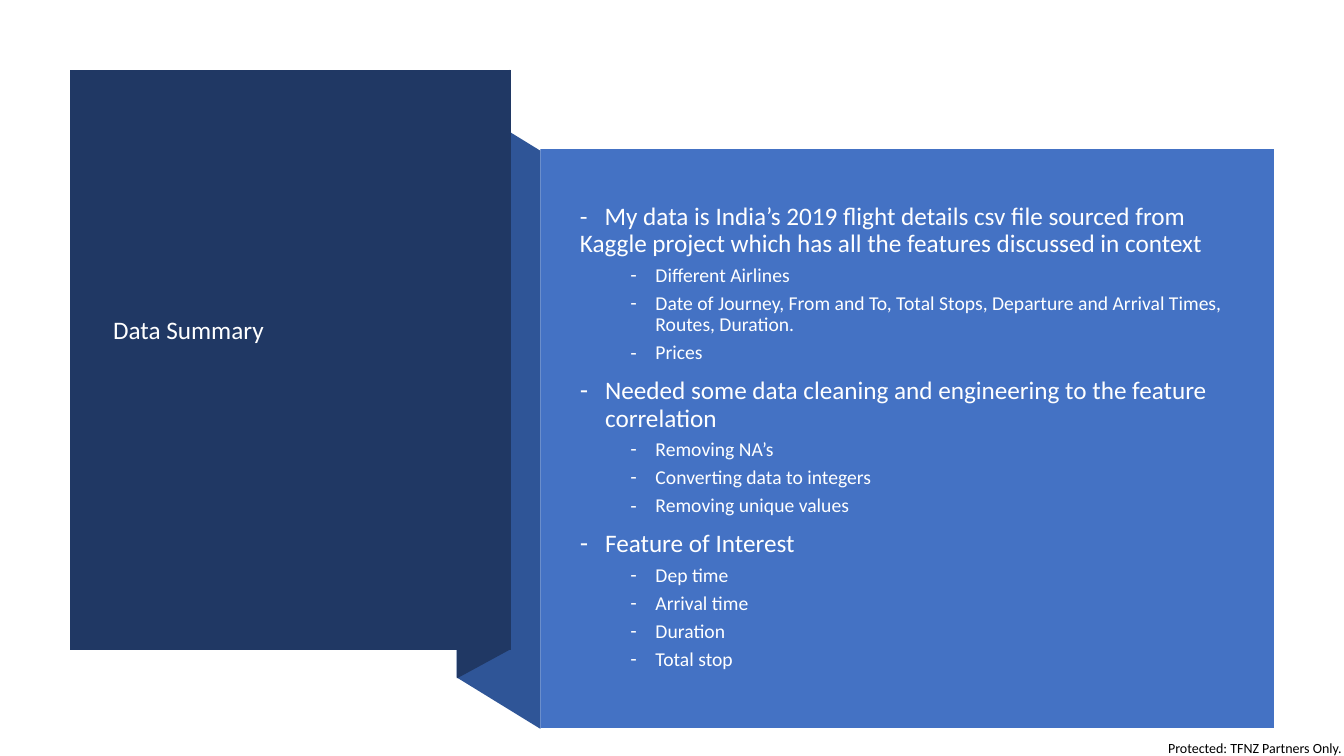
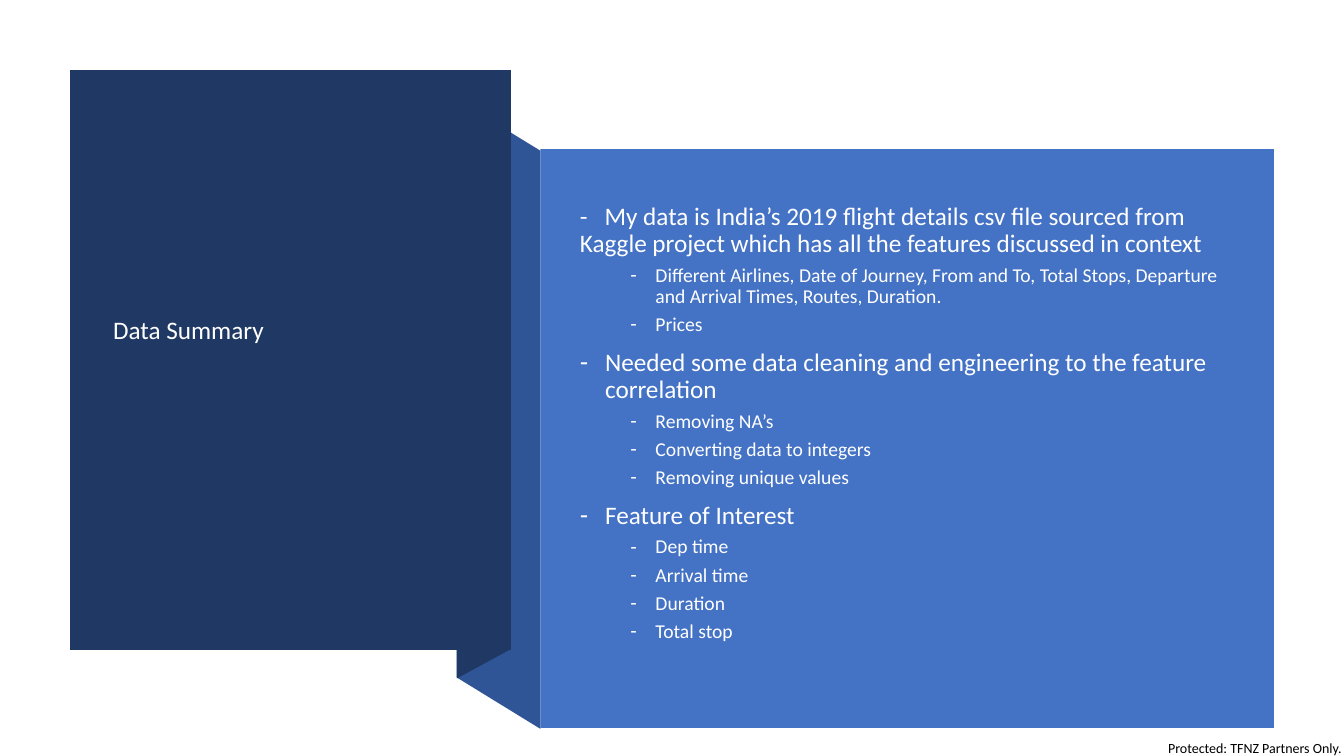
Before and after one commit to divraj2022/IOD_DIV, a slide deck: slide 5 of Mini Project 1/Mini Project 1.PPTX. Drawn at 1344x756 pixels with LibreOffice and Linux fonts; fonts in the diff are those of the drawing. Boxes give left, top, right and bottom in pixels: in the first picture for what was removed or moved away, otherwise in the second. Text is boxed around its words. In the diff, an @@ line names an element or a change of style, - is before the commit and + after.

```diff
--- a/Mini Project 1/Mini Project 1.PPTX
+++ b/Mini Project 1/Mini Project 1.PPTX
@@ text at (x1=655, y1=268, x2=1218, y2=306): text changed @@
-  – Different Airlines
-  – Date of Journey, From and To, Total Stops, Departure and Arrival Times, Routes, Duration.
+  – Different Airlines, Date of Journey, From and To, Total Stops, Departure and Arrival Times, Routes, Duration.
```
Also in this commit, not shown: 2 other slides changed, 9 other files.
